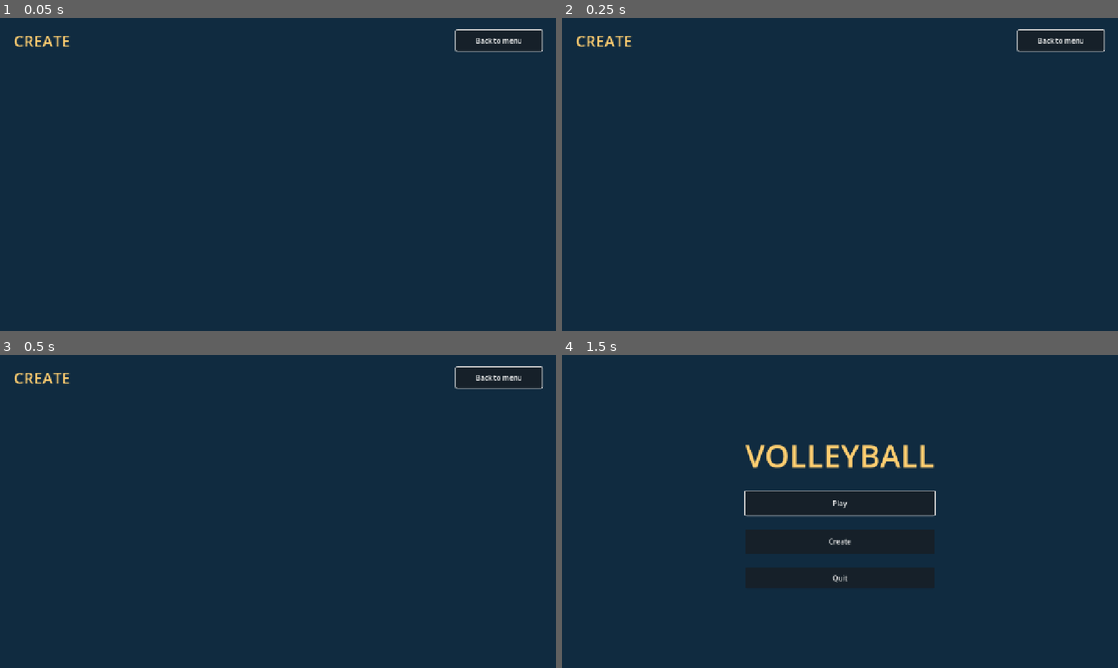
Above: before the commit, frames 1-4 (two rows, left to right).
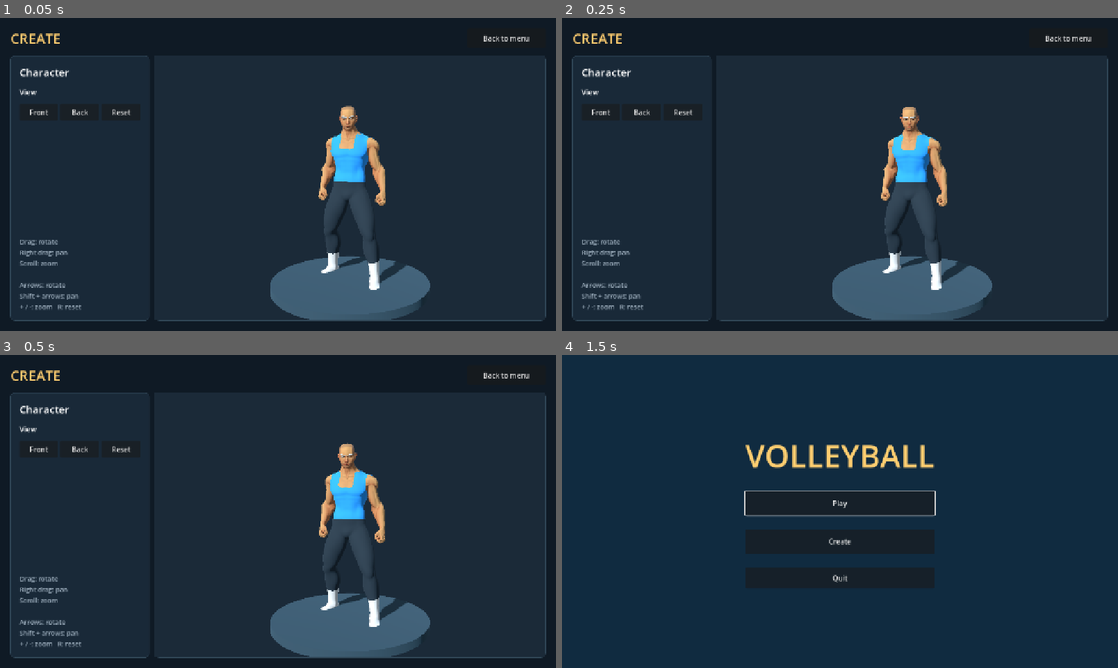
Above: after the commit, the same moments.

Repository: foreandr/volleyball
Game: Godot game, scene res://scenes/create.tscn
The game is run twice, just before and just after one commit, with the same random seed, the same clock (stepped at 60 frames per second) and the same inputs. This scene is started directly instead of the project's main scene.
Inputs (mouse positions are in pixels of both pictures, inside the frame that each line leads up to):
- Up to frame 1 (0.05 s): no input
- Up to frame 2 (0.25 s): no input
- Up to frame 3 (0.5 s): no input
- Up to frame 4 (1.5 s): click (600, 448) at 0.5 s, where only the run after the commit has a clickable "Front"; click "Back to menu" at 1.25 s

The runs differ from the first frame. In frame 1, 28% of the frame differs, in the area x 0-100%, y 0-100%; in frame 2, 28%; in frame 3, 28%; in frame 4, nothing differs.

Commit message:
Build Create workspace with left panel and orbitable character preview

Diff:
--- a/scripts/create.gd
+++ b/scripts/create.gd
@@ -1,26 +1,225 @@
 extends Control
+var preview: SubViewportContainer
+var preview_camera: Camera3D
+var preview_player: Node3D
+var orbit_yaw := 0.0
+var orbit_pitch := 0.12
+var view_distance := 3.8
+var view_focus := Vector3(0,0.98,0)
+var dragging := false
+var panning := false
 
 func _ready() -> void:
 	var background := ColorRect.new()
-	background.color = Color("102b40")
+	background.color = Color("0f1a25")
 	background.set_anchors_and_offsets_preset(Control.PRESET_FULL_RECT)
 	add_child(background)
-	var title := Label.new()
-	title.text = "CREATE"
-	title.position = Vector2(32,28)
-	title.add_theme_font_size_override("font_size",36)
+	var margin := MarginContainer.new()
+	margin.set_anchors_and_offsets_preset(Control.PRESET_FULL_RECT)
+	for edge in ["left","right","top","bottom"]: margin.add_theme_constant_override("margin_"+edge,24)
+	add_child(margin)
+	var column := VBoxContainer.new()
+	column.add_theme_constant_override("separation",18)
+	margin.add_child(column)
+	var header := HBoxContainer.new()
+	column.add_child(header)
+	var title := label("CREATE",32)
 	title.add_theme_color_override("font_color",Color("ffce70"))
-	add_child(title)
-	var back := Button.new()
-	back.text = "Back to menu"
-	back.position = Vector2(1050,28)
-	back.custom_minimum_size = Vector2(198,48)
-	back.pressed.connect(open_menu)
-	add_child(back)
-	back.grab_focus()
+	title.size_flags_horizontal = Control.SIZE_EXPAND_FILL
+	header.add_child(title)
+	var back := button("Back to menu",open_menu)
+	back.custom_minimum_size = Vector2(180,44)
+	back.size_flags_horizontal = Control.SIZE_SHRINK_END
+	header.add_child(back)
+	var split := HSplitContainer.new()
+	split.name = "Workspace"
+	split.split_offset = 320
+	split.size_flags_vertical = Control.SIZE_EXPAND_FILL
+	column.add_child(split)
+	var tools := panel()
+	tools.name = "LeftPanel"
+	tools.custom_minimum_size.x = 300
+	split.add_child(tools)
+	var tool_margin := MarginContainer.new()
+	for edge in ["left","right","top","bottom"]: tool_margin.add_theme_constant_override("margin_"+edge,20)
+	tools.add_child(tool_margin)
+	var controls := VBoxContainer.new()
+	controls.add_theme_constant_override("separation",16)
+	tool_margin.add_child(controls)
+	controls.add_child(label("Character",24))
+	controls.add_child(label("View",17))
+	var views := HBoxContainer.new()
+	views.add_theme_constant_override("separation",6)
+	controls.add_child(views)
+	views.add_child(button("Front",func(): set_view(0.0)))
+	views.add_child(button("Back",func(): set_view(PI)))
+	views.add_child(button("Reset",reset_view))
+	var space := Control.new()
+	space.size_flags_vertical = Control.SIZE_EXPAND_FILL
+	controls.add_child(space)
+	var help := label("Drag: rotate\nRight drag: pan\nScroll: zoom\n\nArrows: rotate\nShift + arrows: pan\n+ / -: zoom   R: reset",15)
+	help.modulate = Color("9eafbe")
+	controls.add_child(help)
+	var stage := panel()
+	stage.name = "RightPreview"
+	stage.custom_minimum_size.x = 400
+	split.add_child(stage)
+	preview = SubViewportContainer.new()
+	preview.name = "CharacterPreview"
+	preview.stretch = true
+	preview.focus_mode = Control.FOCUS_ALL
+	preview.mouse_default_cursor_shape = Control.CURSOR_DRAG
+	preview.gui_input.connect(handle_preview_input)
+	stage.add_child(preview)
+	var viewport := SubViewport.new()
+	viewport.name = "CharacterViewport"
+	viewport.own_world_3d = true
+	viewport.size = Vector2i(880,600)
+	viewport.render_target_update_mode = SubViewport.UPDATE_ALWAYS
+	preview.add_child(viewport)
+	build_preview(viewport)
+	preview.grab_focus()
+
+func build_preview(viewport: SubViewport) -> void:
+	var world := Node3D.new()
+	viewport.add_child(world)
+	var environment := WorldEnvironment.new()
+	var settings := Environment.new()
+	settings.background_mode = Environment.BG_COLOR
+	settings.background_color = Color("1b2a38")
+	settings.ambient_light_source = Environment.AMBIENT_SOURCE_COLOR
+	settings.ambient_light_color = Color("dce9f2")
+	settings.ambient_light_energy = 0.4
+	environment.environment = settings
+	world.add_child(environment)
+	var key := DirectionalLight3D.new()
+	key.rotation_degrees = Vector3(-35,-35,0)
+	key.light_energy = 0.65
+	key.shadow_enabled = true
+	world.add_child(key)
+	var fill := DirectionalLight3D.new()
+	fill.rotation_degrees = Vector3(-20,145,0)
+	fill.light_color = Color("91bfe6")
+	fill.light_energy = 0.3
+	world.add_child(fill)
+	var platform := MeshInstance3D.new()
+	var cylinder := CylinderMesh.new()
+	cylinder.top_radius = 0.8
+	cylinder.bottom_radius = 0.8
+	cylinder.height = 0.08
+	platform.mesh = cylinder
+	var material := StandardMaterial3D.new()
+	material.albedo_color = Color("304654")
+	material.roughness = 0.9
+	platform.material_override = material
+	world.add_child(platform)
+	preview_player = preload("res://scripts/volleyball_player.gd").new()
+	preview_player.name = "PreviewPlayer"
+	preview_player.position.y = 0.04
+	world.add_child(preview_player)
+	preview_camera = Camera3D.new()
+	preview_camera.name = "PreviewCamera"
+	preview_camera.fov = 38.0
+	preview_camera.near = 0.05
+	preview_camera.far = 50
+	preview_camera.current = true
+	world.add_child(preview_camera)
+	update_camera()
+
+func handle_preview_input(event: InputEvent) -> void:
+	if event is InputEventKey and event.pressed:
+		handle_keyboard(event)
+		return
+	if event is InputEventMouseButton:
+		if event.button_index in [MOUSE_BUTTON_LEFT,MOUSE_BUTTON_MIDDLE]: dragging = event.pressed
+		if event.button_index == MOUSE_BUTTON_RIGHT: panning = event.pressed
+		if event.pressed:
+			preview.grab_focus()
+			if event.button_index == MOUSE_BUTTON_WHEEL_UP: zoom_view(0.9)
+			elif event.button_index == MOUSE_BUTTON_WHEEL_DOWN: zoom_view(1.1)
+		preview.accept_event()
+	if event is InputEventMouseMotion:
+		if panning:
+			pan_view(event.relative)
+		elif dragging:
+			orbit_yaw -= event.relative.x*0.008
+			orbit_pitch = clampf(orbit_pitch+event.relative.y*0.006,-0.15,1.35)
+			update_camera()
+		if panning or dragging: preview.accept_event()
+
+func pan_view(pixels: Vector2) -> void:
+	view_focus += (-preview_camera.global_basis.x*pixels.x+preview_camera.global_basis.y*pixels.y)*view_distance*0.0015
+	view_focus.x = clampf(view_focus.x,-1.5,1.5)
+	view_focus.y = clampf(view_focus.y,-0.2,2.4)
+	view_focus.z = clampf(view_focus.z,-1.5,1.5)
+	update_camera()
+
+func zoom_view(factor: float) -> void:
+	view_distance = clampf(view_distance*factor,1.4,8.0)
+	update_camera()
+
+func set_view(yaw: float) -> void:
+	reset_view()
+	orbit_yaw = yaw
+	update_camera()
+
+func reset_view() -> void:
+	orbit_yaw = 0
+	orbit_pitch = 0.12
+	view_distance = 3.8
+	view_focus = Vector3(0,0.98,0)
+	update_camera()
+
+func update_camera() -> void:
+	preview_camera.position = view_focus+Vector3(sin(orbit_yaw)*cos(orbit_pitch),sin(orbit_pitch),cos(orbit_yaw)*cos(orbit_pitch))*view_distance
+	preview_camera.look_at(view_focus)
+
+func panel() -> PanelContainer:
+	var result := PanelContainer.new()
+	var style := StyleBoxFlat.new()
+	style.bg_color = Color("192938")
+	style.border_color = Color("304657")
+	style.set_border_width_all(1)
+	style.set_corner_radius_all(8)
+	result.add_theme_stylebox_override("panel",style)
+	return result
+
+func label(text: String, size: int) -> Label:
+	var result := Label.new()
+	result.text = text
+	result.add_theme_font_size_override("font_size",size)
+	return result
+
+func button(text: String, action: Callable) -> Button:
+	var result := Button.new()
+	result.text = text
+	result.custom_minimum_size = Vector2(80,38)
+	result.size_flags_horizontal = Control.SIZE_EXPAND_FILL
+	result.pressed.connect(action)
+	return result
 
 func open_menu() -> void:
 	get_tree().change_scene_to_file("res://scenes/main.tscn")
 
 func _unhandled_input(event: InputEvent) -> void:
-	if event is InputEventKey and event.pressed and event.keycode == KEY_ESCAPE: open_menu()
+	if event is InputEventKey and event.pressed: handle_keyboard(event)
+
+func handle_keyboard(event: InputEventKey) -> void:
+	match event.keycode:
+		KEY_ESCAPE: open_menu()
+		KEY_R,KEY_F: reset_view()
+		KEY_PLUS,KEY_EQUAL,KEY_KP_ADD: zoom_view(0.9)
+		KEY_MINUS,KEY_KP_SUBTRACT: zoom_view(1.1)
+		KEY_LEFT,KEY_RIGHT,KEY_UP,KEY_DOWN:
+			var direction := Vector2.ZERO
+			if event.keycode == KEY_LEFT: direction.x = -1
+			if event.keycode == KEY_RIGHT: direction.x = 1
+			if event.keycode == KEY_UP: direction.y = -1
+			if event.keycode == KEY_DOWN: direction.y = 1
+			if event.shift_pressed: pan_view(direction*20)
+			else:
+				orbit_yaw -= direction.x*0.12
+				orbit_pitch = clampf(orbit_pitch+direction.y*0.08,-0.15,1.35)
+				update_camera()
+		_: return
+	get_viewport().set_input_as_handled()
